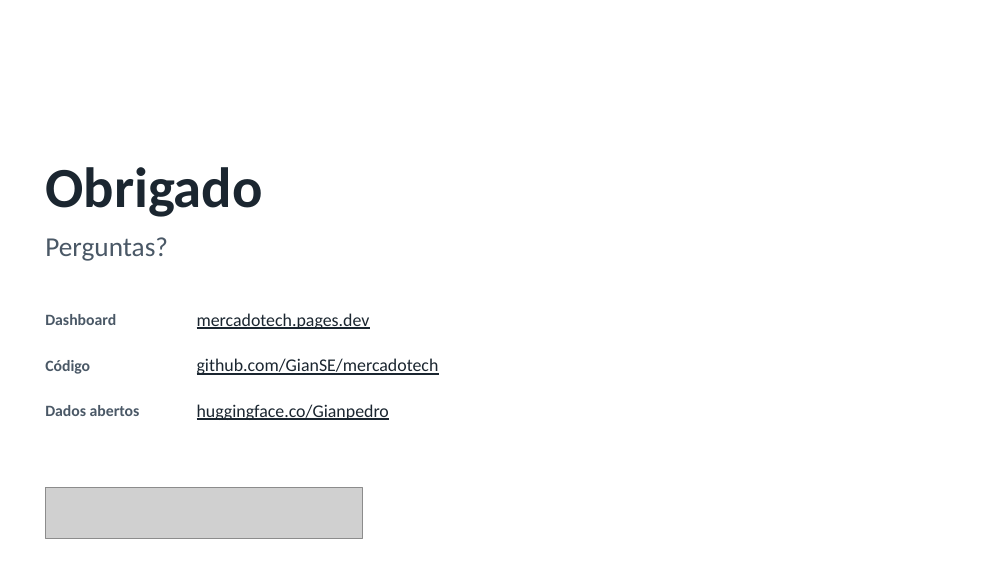
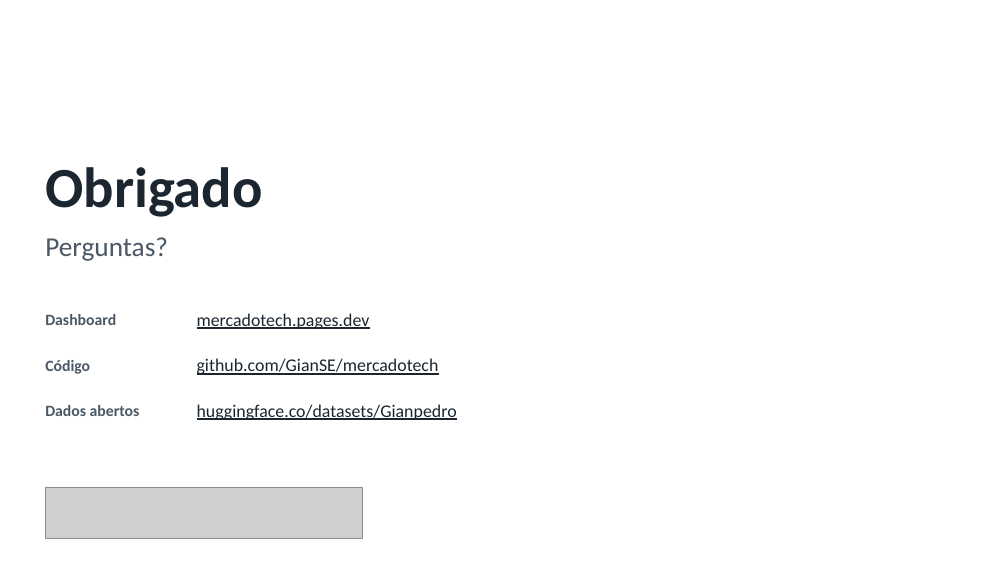
Before and after one commit to GianSE/mercadotech, a slide deck: slide 19 of apresentacao/apresentacao-tcc2.pptx. Drawn at 1008x567 pixels with LibreOffice and Linux fonts; fonts in the diff are those of the drawing; grey boxes stand for pictures; background and template pictures are left out. Boxes give left, top, right and bottom in pixels: in the first picture for what was removed or moved away, otherwise in the second. Text is boxed around its words. In the diff, an @@ line names an element or a change of style, - is before the commit and + after.

```diff
--- a/apresentacao/apresentacao-tcc2.pptx
+++ b/apresentacao/apresentacao-tcc2.pptx
@@ text at [197,404,457,420]: text changed @@
-huggingface.co/Gianpedro
+huggingface.co/datasets/Gianpedro
```
Also in this commit, not shown: 12 other slides changed, 1 other file.
